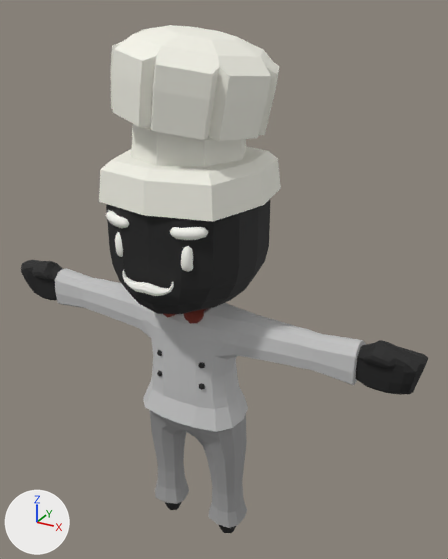
A saved change to the glTF model public/assets/worldstream/rigged/q-chef-hat.glb.
One viewpoint serves both versions: a 50 mm camera at (0.997, -1.567, 1.872) aimed at (0.072, 0.114, 1.031). The axes (+X, +Y, +Z) are drawn at lower left. The lights are the same throughout. The picture after the commit comes second. Where no turn or scale is listed for an object, it has been applied to the vertices. Vertices at exactly the same position are counted once.

Objects in the first picture: 'Body'.
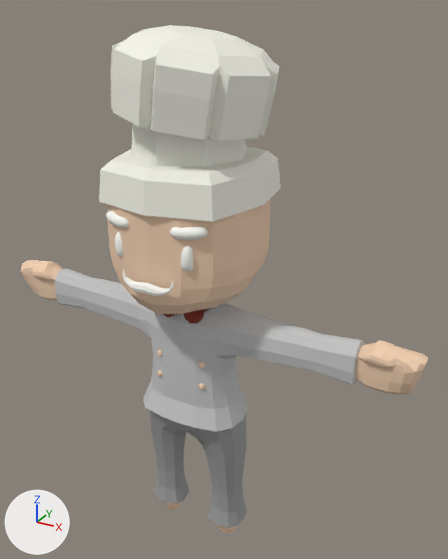
Boxes (x1, y1, x2, y2) around the edits, measured in the pictures (448 x 559 px):
```json
{"part": 1, "of": "me_cube_004", "change": "recoloured", "before": [21, 199, 428, 533], "after": [21, 199, 428, 533]}
```

Edits to the scene script, one JSON object a line:
```json
{"block": "me_cube_004", "where": "me_cube_004.from_pydata(...)  # 1560 vertices, 3048 faces; spans x -0.77..0.77, y -0.27..0.25, z -0.01..1.81"}
{"block": "me_cube_004", "where": "# used by ob_body; location = (0.002, 0.028, 0.009)"}
{"block": "me_cube_004", "change": "me_cube_004 part 1: 1112 faces centred in x -0.77..0.77, y -0.23..0.23, z -0.01..1.47 are repainted in the vertex colours; the middle colour goes from black #1f1f1f to beige #f2d0b1"}
```
